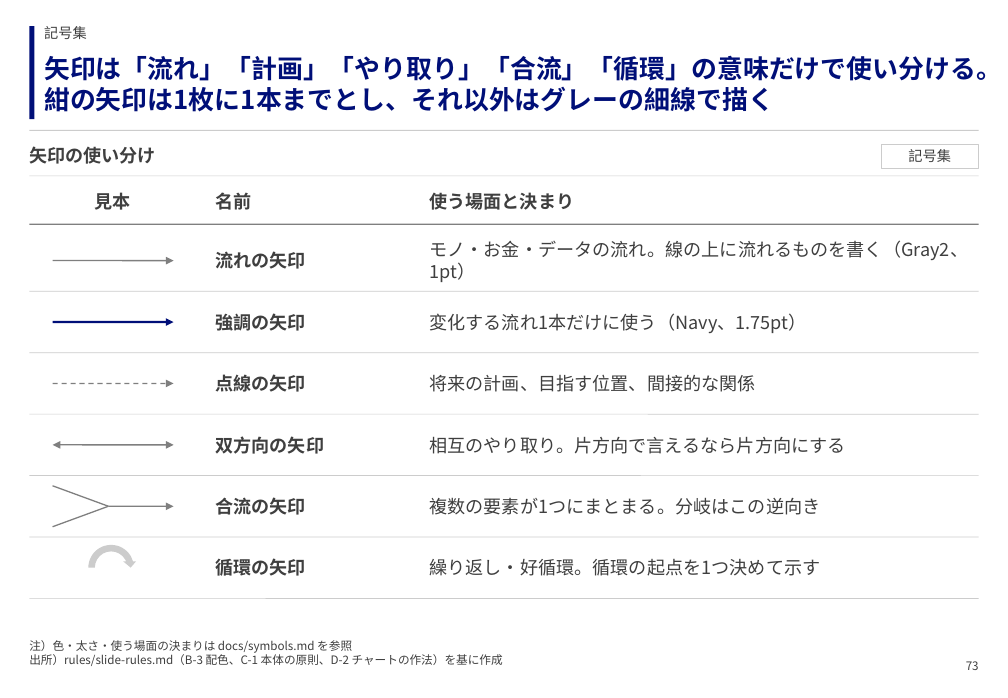
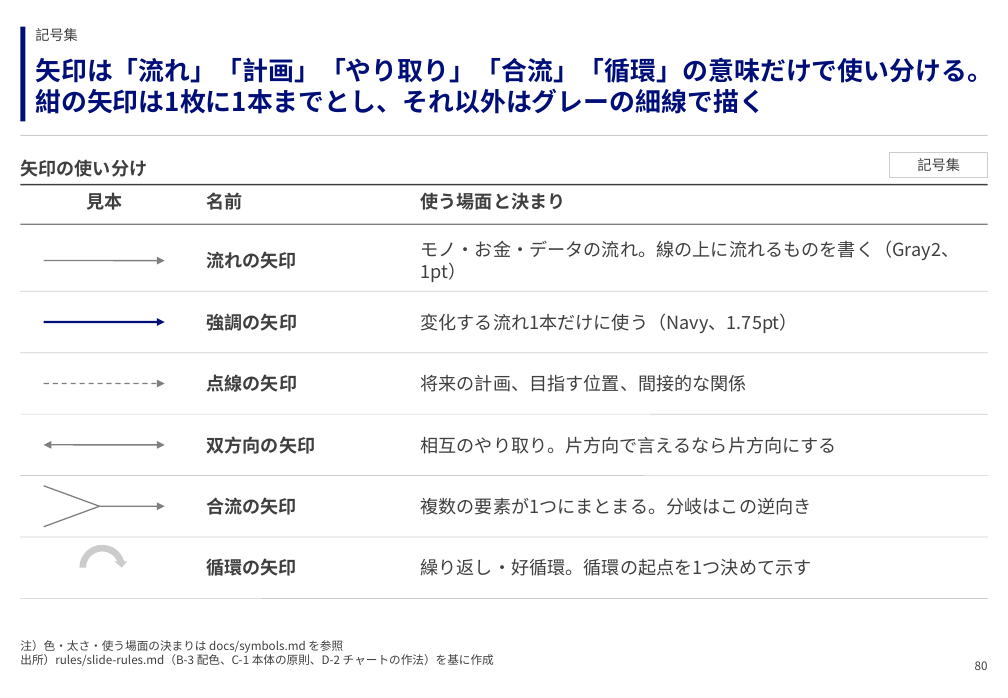
Before and after one commit to GontaHH/slide_builder, a slide deck: slide 80 of patterns/pattern-deck.pptx (slide 73 before the commit). Drawn at 1008x698 pixels with LibreOffice and Linux fonts; fonts in the diff are those of the drawing. Boxes give left, top, right and bottom in pixels: in the first picture for what was removed or moved away, otherwise in the second. Text is boxed around its words. In the diff, an @@ line names an element or a change of style, - is before the commit and + after.

```diff
--- a/patterns/pattern-deck.pptx
+++ b/patterns/pattern-deck.pptx
@@ 9 texts, 4 arrows, 2 lines, 1 double arrow, 1 circular arrow, 1 rectangle: place and size @@
-9 texts, 4 arrows, 2 lines, 1 double arrow, 1 circular arrow, 1 rectangle at box(29, 26, 503, 666)
+9 texts, 4 arrows, 2 lines, 1 double arrow, 1 circular arrow, 1 rectangle at box(20, 27, 494, 666)
@@ text "記号集": place and size @@
-text "記号集" at box(44, 26, 87, 39)
+text "記号集" at box(35, 28, 78, 41)
@@ text "矢印は「流れ」「計画」「やり取り」「合流」「循環」の意味だけで使い分ける。紺の矢印は1枚に1本までとし、それ以外はグレー ...": place and size @@
-text "矢印は「流れ」「計画」「やり取り」「合流」「循環」の意味だけで使い分ける。紺の矢印は1枚に1本までとし、それ以外はグレー ..." at box(44, 55, 1002, 112)
+text "矢印は「流れ」「計画」「やり取り」「合流」「循環」の意味だけで使い分ける。紺の矢印は1枚に1本までとし、それ以外はグレー ..." at box(35, 57, 993, 114)
@@ line moved from (30, 130) - (979, 130) to (20, 136) - (988, 136) @@
@@ text "矢印の使い分け": place and size @@
-text "矢印の使い分け" at box(29, 146, 156, 164)
+text "矢印の使い分け" at box(20, 159, 147, 177)
@@ text "矢印の使い分け" at box(20, 159, 147, 177): vertical alignment top to bottom @@
@@ rectangle "記号集": place and size @@
-rectangle "記号集" at box(881, 144, 979, 168)
+rectangle "記号集" at box(890, 153, 988, 177)
@@ line moved from (30, 176) - (979, 176) to (20, 184) - (988, 184) @@
@@ line (20, 184) - (988, 184): stroke #CCCCCC 0.5 pt to #3F3F3F 1.25 pt @@
@@ text "使う場面と決まり": place and size @@
-text "使う場面と決まり" at box(429, 192, 574, 210)
+text "使う場面と決まり" at box(421, 192, 566, 210)
@@ line moved from (30, 224) - (979, 224) to (20, 224) - (988, 224) @@
@@ text "モノ・お金・データの流れ。線の上に流れるものを書く（Gray2、1pt）": place and size @@
-text "モノ・お金・データの流れ。線の上に流れるものを書く（Gray2、1pt）" at box(429, 240, 968, 282)
+text "モノ・お金・データの流れ。線の上に流れるものを書く（Gray2、1pt）" at box(421, 240, 960, 282)
@@ line moved from (30, 291) - (979, 291) to (20, 291) - (988, 291) @@
@@ text "変化する流れ1本だけに使う（Navy、1.75pt）": place and size @@
-text "変化する流れ1本だけに使う（Navy、1.75pt）" at box(429, 313, 806, 333)
+text "変化する流れ1本だけに使う（Navy、1.75pt）" at box(421, 313, 798, 333)
@@ line moved from (30, 353) - (979, 353) to (20, 353) - (988, 353) @@
@@ text "将来の計画、目指す位置、間接的な関係": place and size @@
-text "将来の計画、目指す位置、間接的な関係" at box(429, 375, 755, 392)
+text "将来の計画、目指す位置、間接的な関係" at box(421, 375, 748, 392)
@@ line moved from (30, 414) - (979, 414) to (20, 414) - (988, 414) @@
@@ text "相互のやり取り。片方向で言えるなら片方向にする": place and size @@
-text "相互のやり取り。片方向で言えるなら片方向にする" at box(429, 437, 845, 454)
+text "相互のやり取り。片方向で言えるなら片方向にする" at box(421, 437, 837, 454)
@@ line moved from (30, 476) - (979, 476) to (20, 476) - (988, 476) @@
@@ text "複数の要素が1つにまとまる。分岐はこの逆向き": place and size @@
-text "複数の要素が1つにまとまる。分岐はこの逆向き" at box(429, 498, 820, 515)
+text "複数の要素が1つにまとまる。分岐はこの逆向き" at box(421, 498, 812, 515)
@@ line moved from (30, 537) - (979, 537) to (20, 537) - (988, 537) @@
@@ text "繰り返し・好循環。循環の起点を1つ決めて示す": place and size @@
-text "繰り返し・好循環。循環の起点を1つ決めて示す" at box(429, 559, 820, 576)
+text "繰り返し・好循環。循環の起点を1つ決めて示す" at box(421, 559, 812, 576)
@@ line moved from (30, 598) - (979, 598) to (20, 598) - (988, 598) @@
@@ text removed at box(966, 661, 979, 670) @@
-73
@@ text added at box(975, 661, 988, 670), 9 pt, text #3F3F3F @@
+80
```
Also in this commit, not shown: 74 other slides changed, 37 slides added, 30 slides removed, 18 other files.
